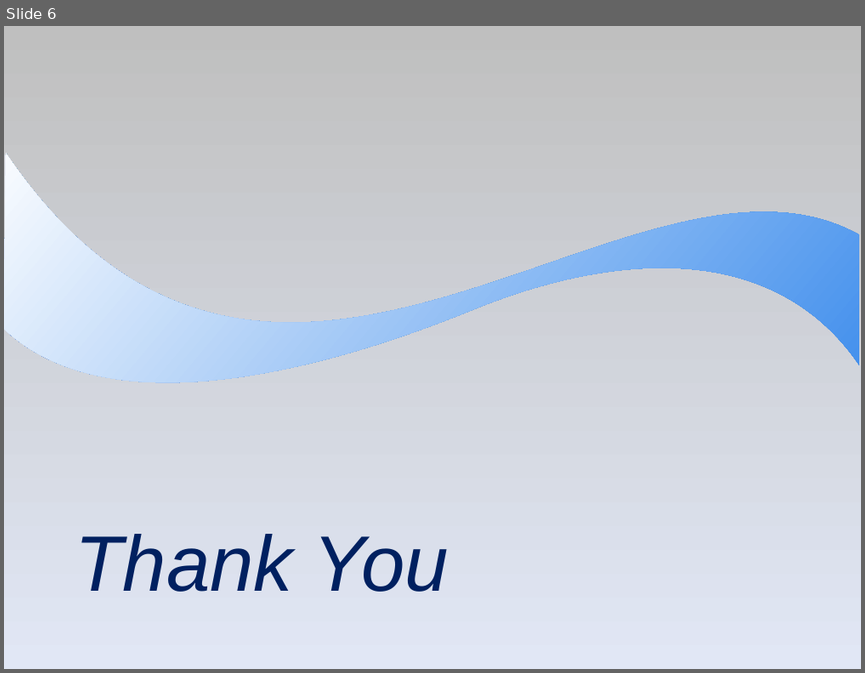
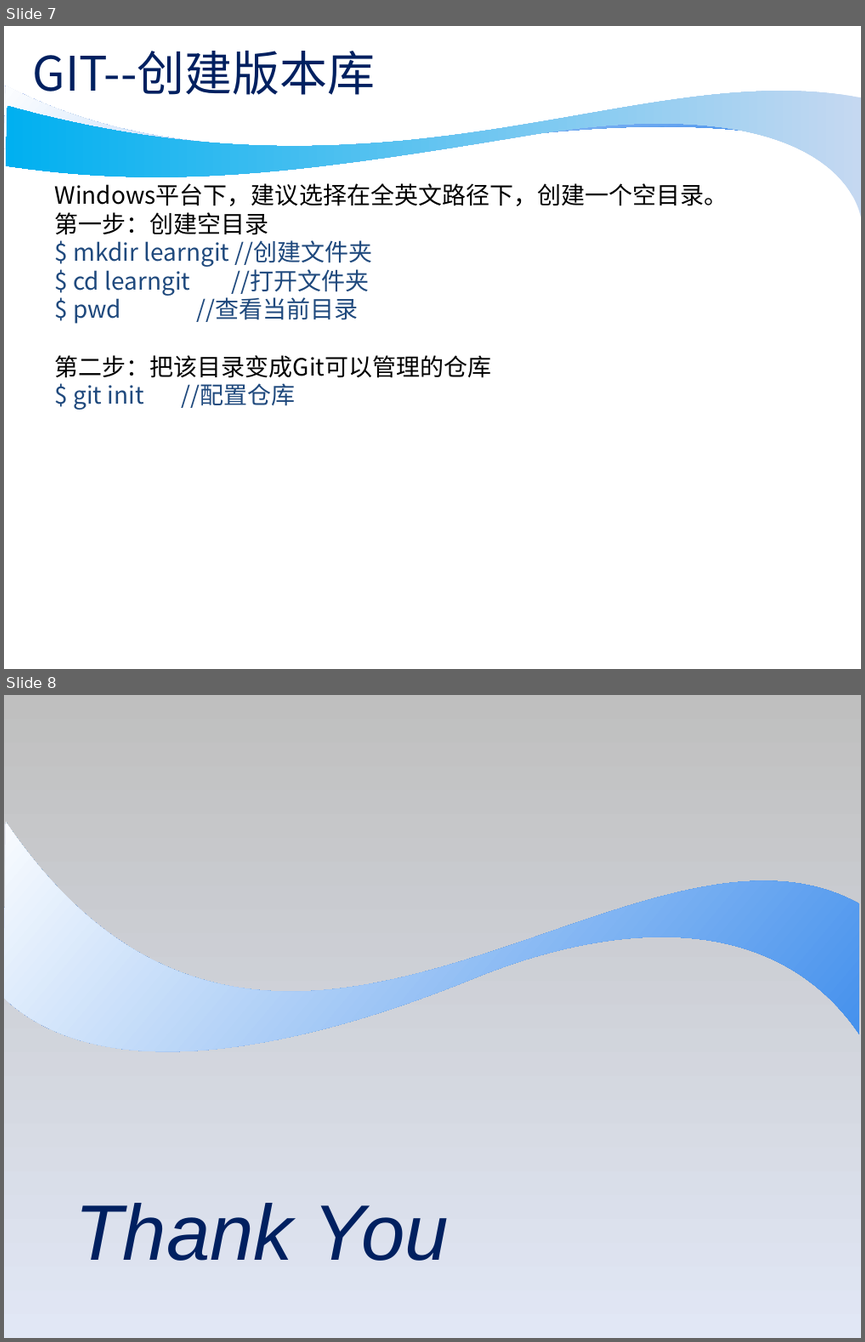
Before and after one commit to wobushixianyu/GitSkillSharing, a slide deck: git_skill_sharing.ppt. Shown one above the other, each under a label of ours: slide 6 before the commit, slides 7 and 8 after it. The pictures are 865x673 and 865x1342 pixels, drawn with LibreOffice and Linux fonts; fonts in the diff are those of the drawing; background and template pictures are left out. Boxes give left, top, right and bottom in pixels: in the first picture for what was removed or moved away, otherwise in the second. Text is boxed around its words. In the diff, an @@ line names an element or a change of style, - is before the commit and + after.

```diff
--- a/git_skill_sharing.ppt
+++ b/git_skill_sharing.ppt
@@ slide 7 added at <box>4,26,861,669</box>, background #FFFFFF @@
@@ title added at <box>33,51,375,102</box>, 40 pt, text #002060 @@
+GIT--创建版本库
@@ freeform shape added at <box>4,70,859,227</box>, fill gradient #2A81EA to #FFFFFF @@
@@ freeform shape added at <box>6,57,861,217</box>, fill gradient #C5D8F1 to #00B0F0 @@
@@ text added at <box>54,183,727,409</box>, 20 pt, text #1F497D @@
+Windows平台下，建议选择在全英文路径下，创建一个空目录。
+第一步：创建空目录
+$ mkdir learngit //创建文件夹
+$ cd learngit //打开文件夹
+$ pwd //查看当前目录
+第二步：把该目录变成Git可以管理的仓库
+$ git init //配置仓库
@@ what was slide 6 is now slide 8 @@
```
Also in this commit, not shown: 3 slides changed, 3 other slides added, 2 slides removed.
